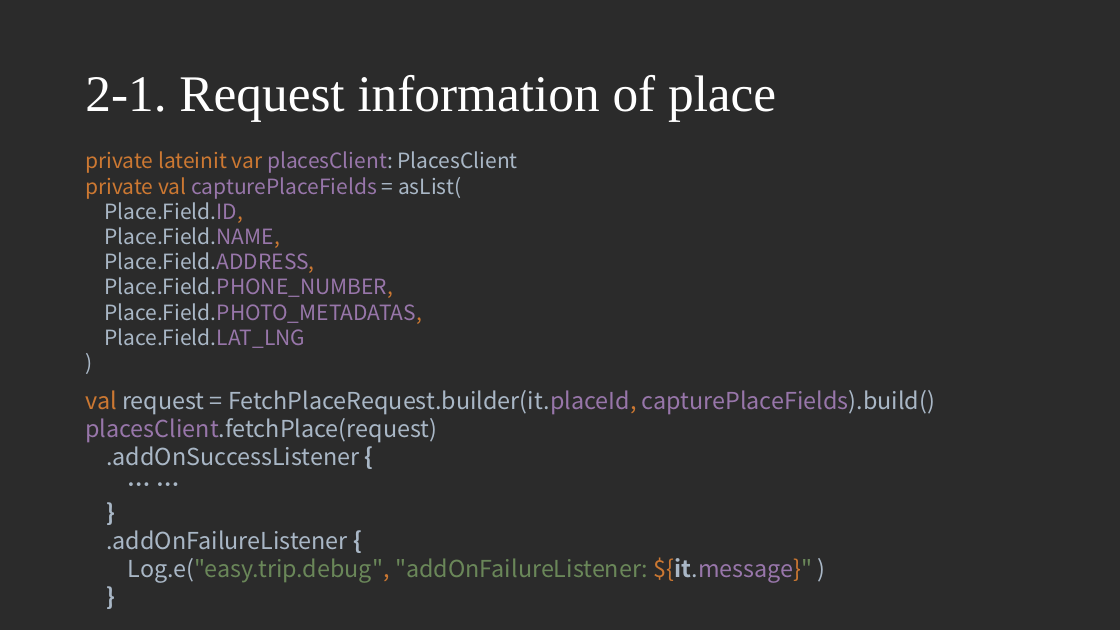
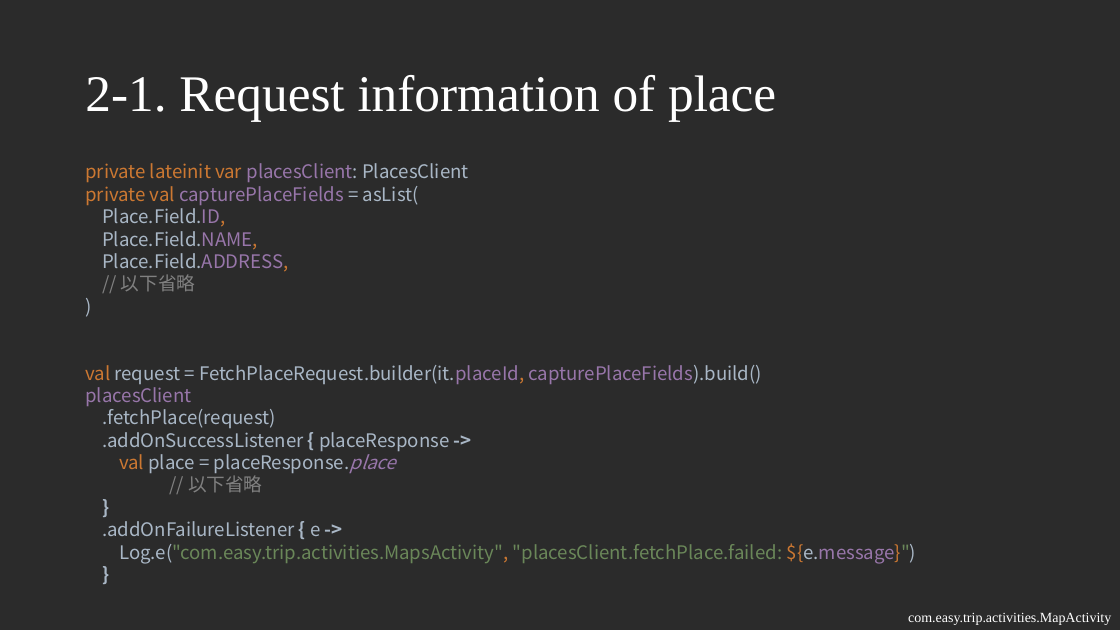
Before and after one commit to ao6swind/AndroidEasyTrip, a slide deck: slide 21 of doc/Create Map-Based Apps.pptx (slide 24 before the commit). Drawn at 1120x630 pixels with LibreOffice and Linux fonts; fonts in the diff are those of the drawing. Boxes give left, top, right and bottom in pixels: in the first picture for what was removed or moved away, otherwise in the second. Text is boxed around its words. In the diff, an @@ line names an element or a change of style, - is before the commit and + after.

```diff
--- a/doc/Create Map-Based Apps.pptx
+++ b/doc/Create Map-Based Apps.pptx
@@ text at bbox=[85, 163, 469, 291]: text changed; size 18 to 16 pt @@
-private lateinit var placesClient: PlacesClient
-private val capturePlaceFields = asList(
-Place.Field.ID,
-Place.Field.NAME,
-Place.Field.ADDRESS,
-Place.Field.PHONE_NUMBER,
-Place.Field.PHOTO_METADATAS,
-Place.Field.LAT_LNG
-)
+private lateinit var placesClient: PlacesClient
+private val capturePlaceFields = asList(
+Place.Field.ID,
+Place.Field.NAME,
+Place.Field.ADDRESS,
+// 以下省略
+)
@@ text at bbox=[85, 365, 917, 564]: text changed; size 20 to 16 pt @@
-val request = FetchPlaceRequest.builder(it.placeId, capturePlaceFields).build()
-placesClient.fetchPlace(request)
-.addOnSuccessListener {
-… …
-}
-.addOnFailureListener {
-Log.e("easy.trip.debug", "addOnFailureListener: ${it.message}" )
-}
+val request = FetchPlaceRequest.builder(it.placeId, capturePlaceFields).build()
+placesClient
+.fetchPlace(request)
+.addOnSuccessListener { placeResponse ->
+val place = placeResponse.place
+// 以下省略
+}
+.addOnFailureListener { e ->
+Log.e("com.easy.trip.activities.MapsActivity", "placesClient.fetchPlace.failed: ${e.message}")
+}
@@ text added at bbox=[908, 612, 1111, 625], 12 pt, text #FFFFFF @@
+com.easy.trip.activities.MapActivity
```
Also in this commit, not shown: 9 other slides changed, 7 slides added, 2 slides removed, 3 other files.
